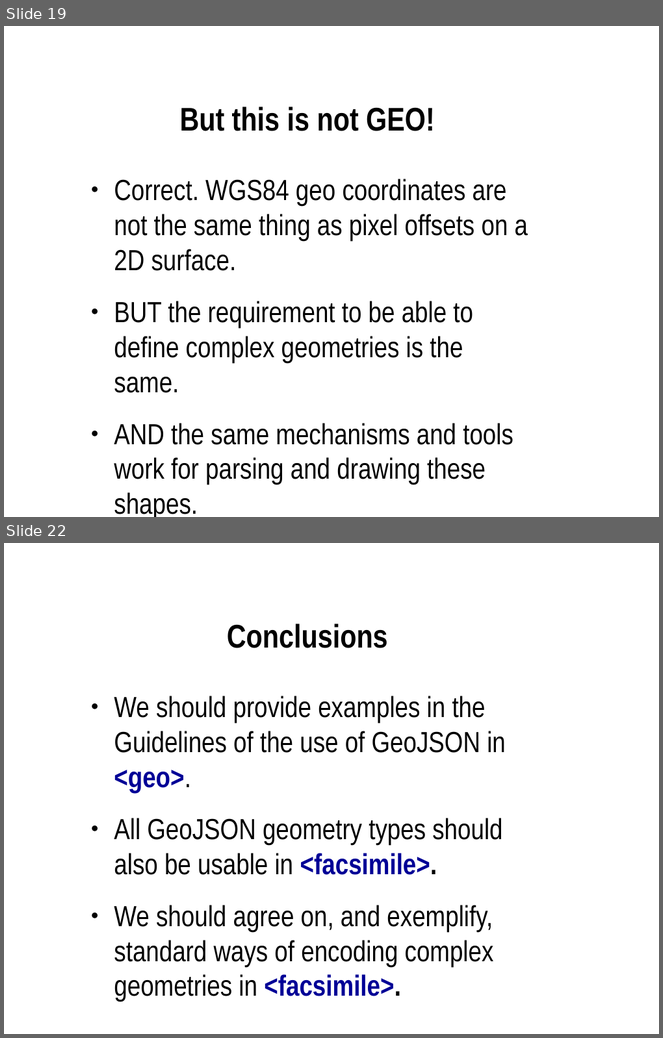
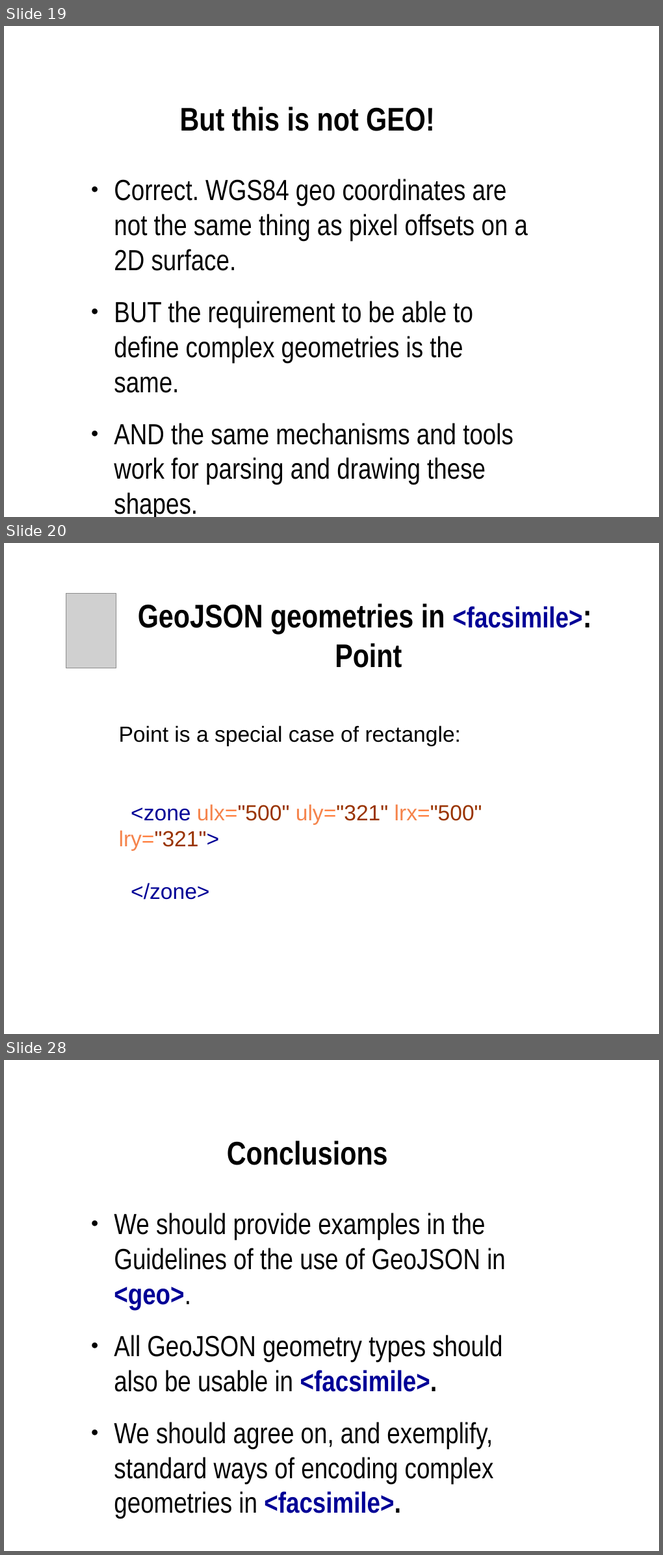
Before and after one commit to martindholmes/BreezeMap, a slide deck: presentations/geo_json_tei/geo_json_tei.odp. Shown one above the other, each under a label of ours: slides 19 and 22 before the commit, slides 19, 20 and 28 after it; the slides between them are not shown. The pictures are 663x1038 and 663x1555 pixels, drawn with LibreOffice and Linux fonts; fonts in the diff are those of the drawing; grey boxes stand for pictures. Boxes give left, top, right and bottom in pixels: in the first picture for what was removed or moved away, otherwise in the second. Text is boxed around its words. In the diff, an @@ line names an element or a change of style, - is before the commit and + after.

```diff
--- a/presentations/geo_json_tei/geo_json_tei.odp
+++ b/presentations/geo_json_tei/geo_json_tei.odp
@@ slide 20 added at (4, 543, 659, 1034), background #FFFFFF @@
@@ picture added at (66, 594, 116, 668) @@
@@ title added at (138, 603, 582, 668), 36 pt, text #000000, bold @@
+GeoJSON geometries in <facsimile>:
+Point
@@ text added at (119, 726, 482, 900), 24 pt, text #000000 @@
+Point is a special case of rectangle:
+<zone ulx="500" uly="321" lrx="500" lry="321">
+</zone>
@@ what was slide 22 is now slide 28 @@
```
Also in this commit, not shown: 6 other slides added, 1 slide removed.
